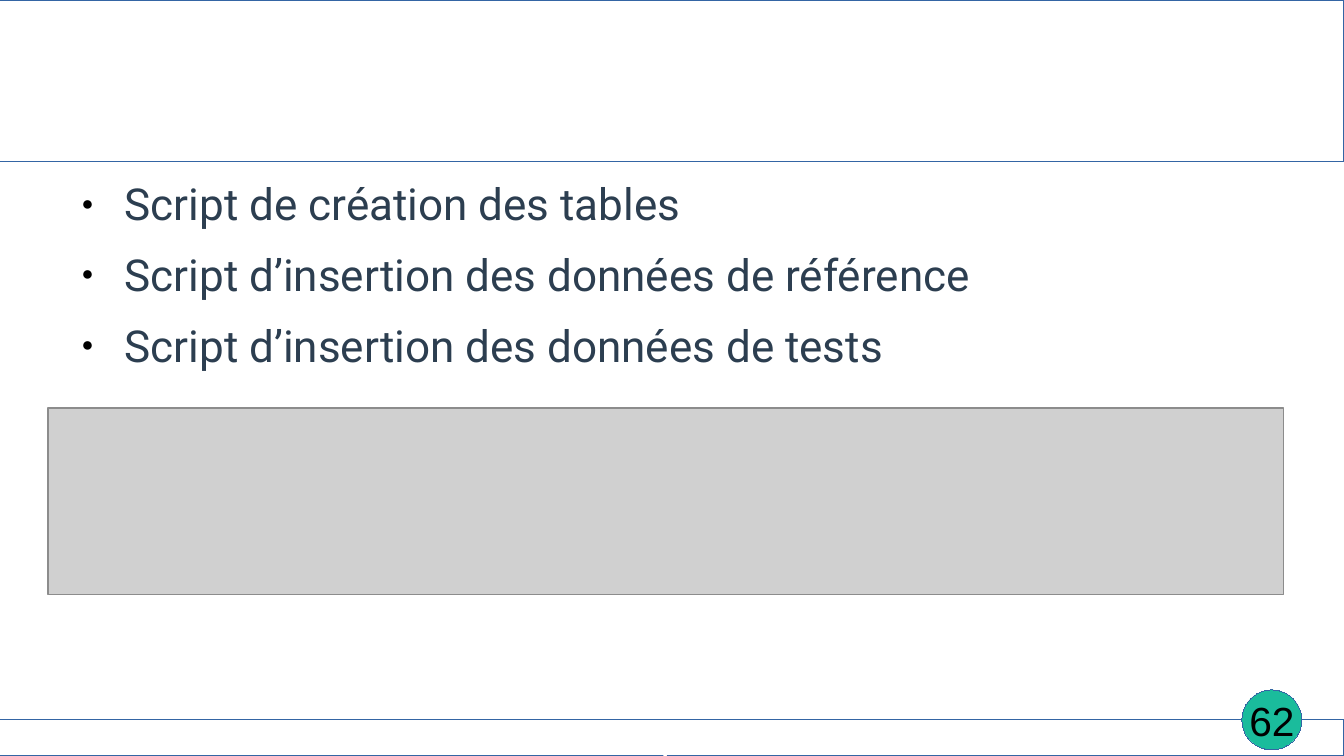
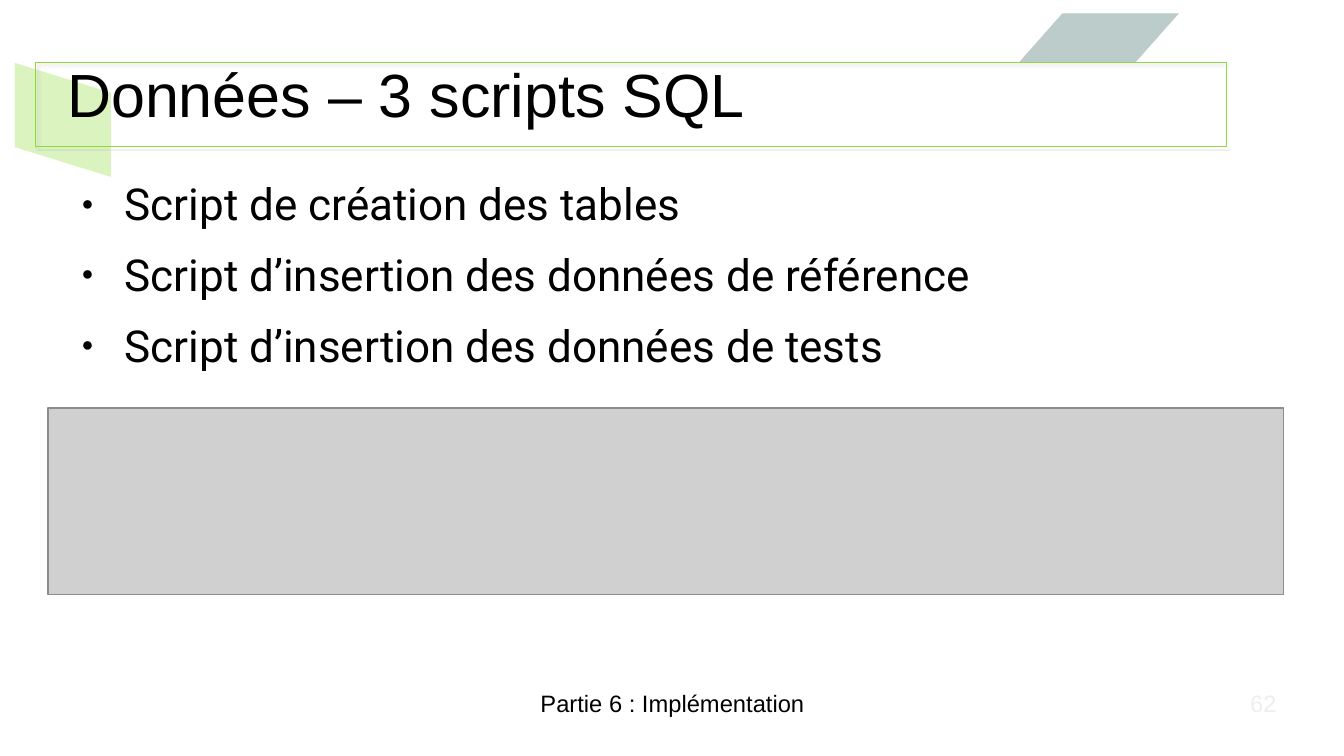
Before and after one commit to EmmaBroudic/Projet-Nooky, a slide deck: slide 62 of doc/Nooky4.odp. Drawn at 1344x756 pixels with LibreOffice and Linux fonts; fonts in the diff are those of the drawing; grey boxes stand for pictures. Boxes give left, top, right and bottom in pixels: in the first picture for what was removed or moved away, otherwise in the second. Text is boxed around its words. In the diff, an @@ line names an element or a change of style, - is before the commit and + after.

```diff
--- a/doc/Nooky4.odp
+++ b/doc/Nooky4.odp
@@ parallelogram added at (1020,13,1179,63), fill #81ACA6 at 39% opacity @@
@@ parallelogram added at (15,63,112,177), fill #B5E77D at 49% opacity @@
@@ rectangle: place and size @@
-rectangle at (0,0,1344,162)
+rectangle at (37,63,1228,148)
@@ rectangle at (37,63,1228,148): outline #3465A4 0 pt to #91D93F 0 pt; shadow on @@
@@ title added at (67,72,745,128), 36 pt, text #000000 @@
+Données – 3 scripts SQL
@@ text "Script de création des tables" at (125,187,970,371): text colour #2C3E50 to #000000 @@
@@ text "Partie 6 : Implémentation": place and size @@
-text "Partie 6 : Implémentation" at (487,755,856,756)
+text "Partie 6 : Implémentation" at (540,694,804,717)
@@ text "Partie 6 : Implémentation" at (540,694,804,717): size 18 to 14 pt, font Karla to Arial, text colour #FFFFFF to #000000, bold off @@
@@ ellipse removed at (1243,690,1303,750) @@
@@ page number removed at (1249,707,1294,743) @@
-62
@@ rectangle removed at (0,721,1344,756) @@
```
Also in this commit, not shown: 81 other slides changed, 2 other files.
